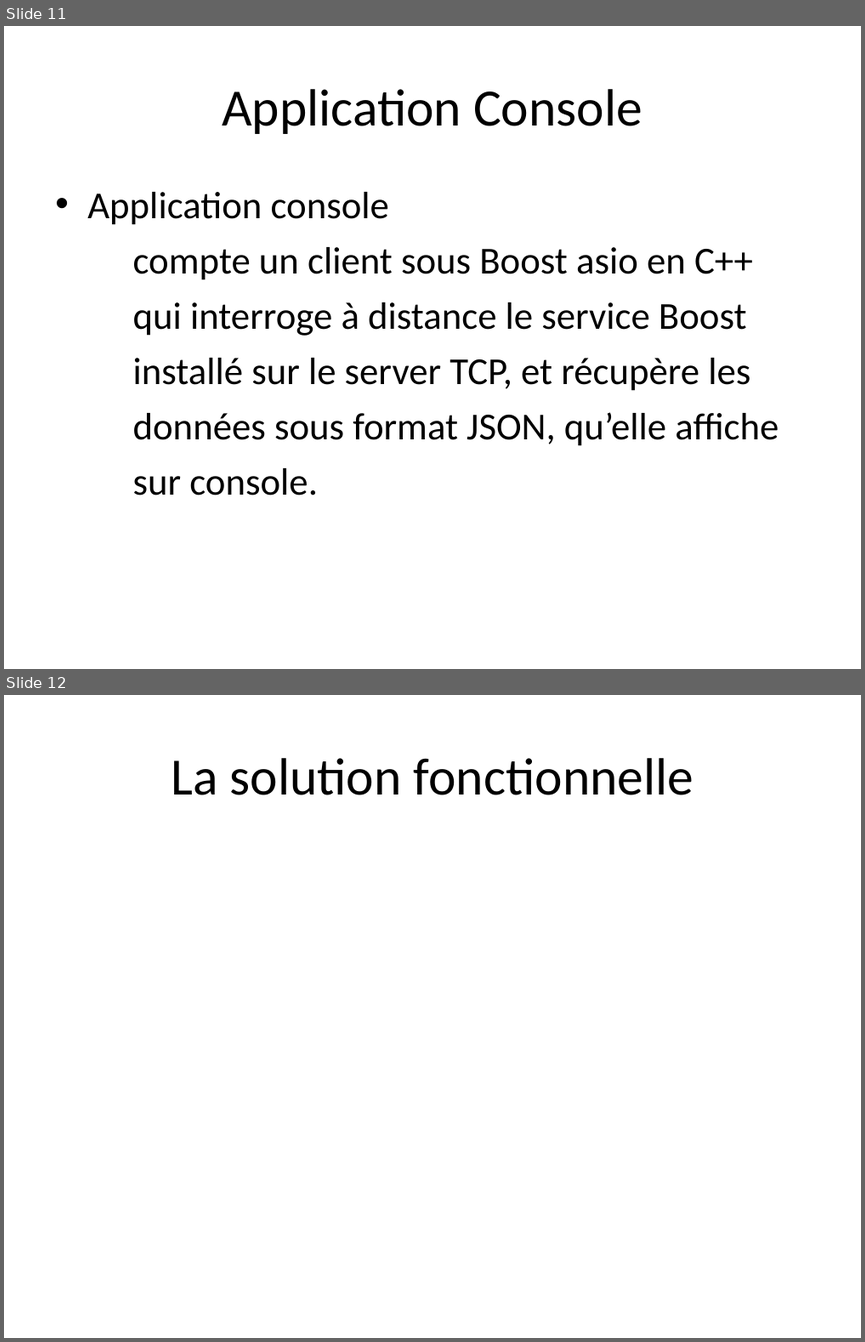
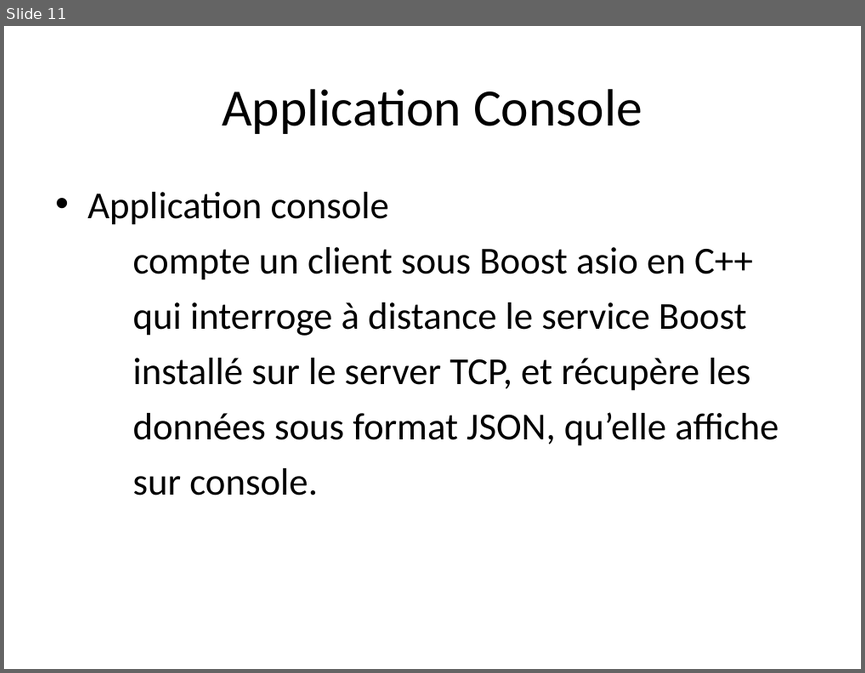
Before and after one commit to Krs-ceri/RaspberryPi, a slide deck: Presentation.odp. Shown one above the other, each under a label of ours: slides 11 and 12 before the commit, slide 11 after it. The pictures are 865x1342 and 865x673 pixels, drawn with LibreOffice and Linux fonts; fonts in the diff are those of the drawing. Boxes give left, top, right and bottom in pixels: in the first picture for what was removed or moved away, otherwise in the second. Text is boxed around its words. In the diff, an @@ line names an element or a change of style, - is before the commit and + after.

Commit message:
add

```diff
--- a/Presentation.odp
+++ b/Presentation.odp
@@ slide 12 removed at bbox=[4, 695, 861, 1338], background #FFFFFF @@
@@ title removed at bbox=[171, 758, 693, 795] @@
-La solution fonctionnelle
```
Also in this commit, not shown: 2 slides changed.
